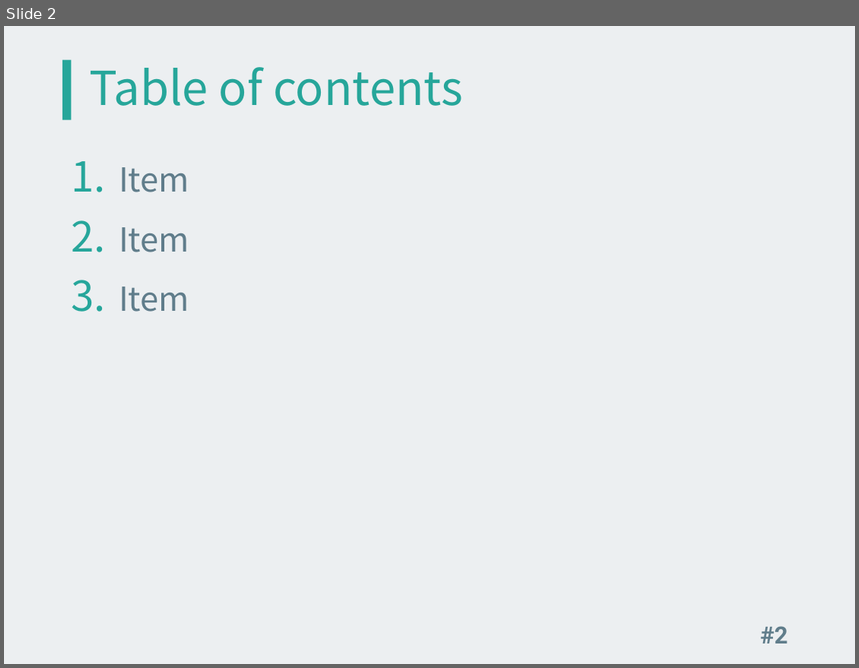
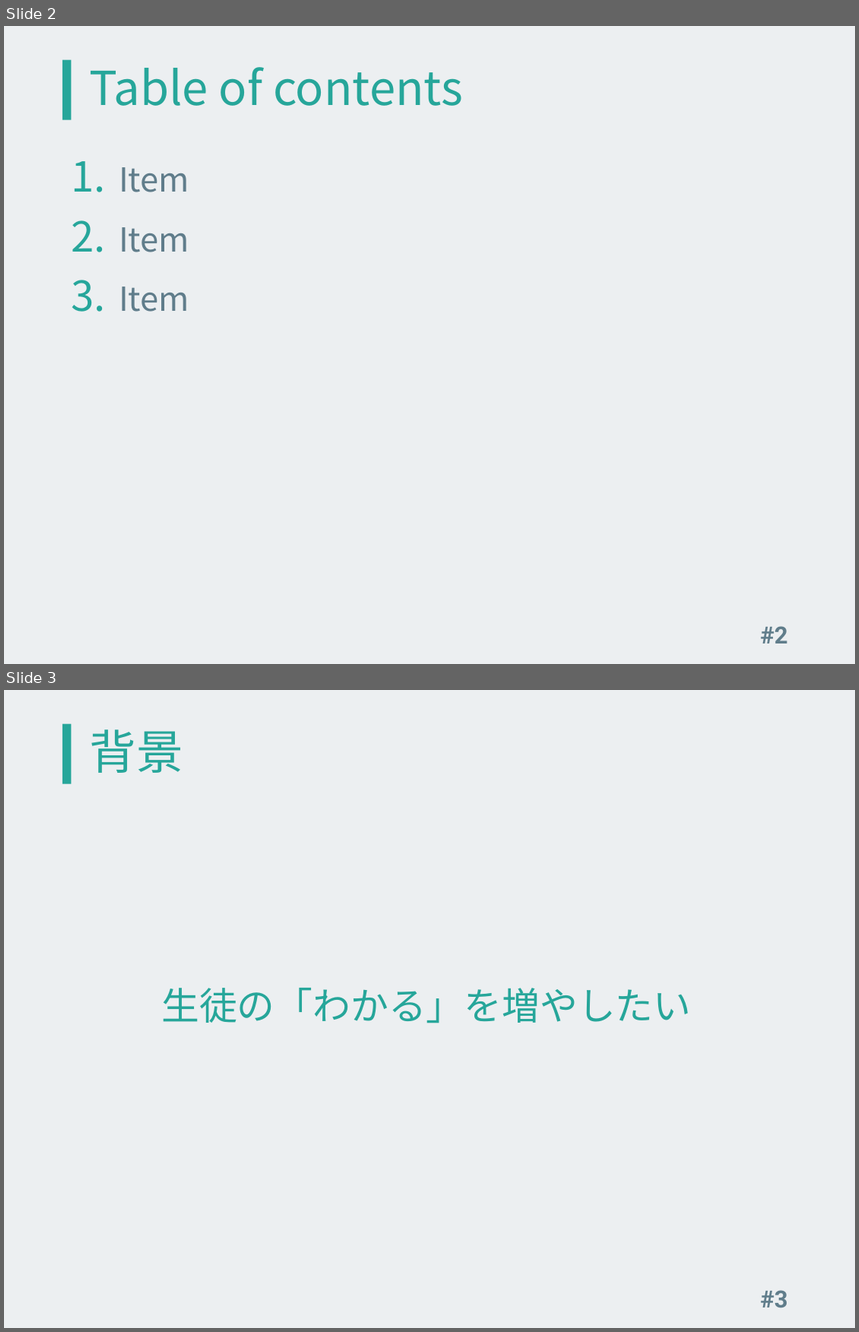
Before and after one commit to kinc-shinshu/smat-presentation, a slide deck: slide.pptx. Shown one above the other, each under a label of ours: slide 2 before the commit, slides 2 and 3 after it. The pictures are 859x668 and 859x1332 pixels, drawn with LibreOffice and Linux fonts; fonts in the diff are those of the drawing. Boxes give left, top, right and bottom in pixels: in the first picture for what was removed or moved away, otherwise in the second. Text is boxed around its words. In the diff, an @@ line names an element or a change of style, - is before the commit and + after.

```diff
--- a/slide.pptx
+++ b/slide.pptx
@@ slide 3 added at <box>4,690,855,1328</box>, background #ECEFF1; not listed: 1 template element that a slide beside it also shows @@
@@ title added at <box>90,730,183,773</box>, 39.6 pt, text #26A69A @@
+背景
@@ text added at <box>161,988,691,1024</box>, 32 pt, text #26A69A @@
+生徒の「わかる」を増やしたい
@@ page number added at <box>760,1290,788,1308</box>, 20 pt, text #607D8B, bold @@
+#3
```
Also in this commit, not shown: 10 other slides added, 2 slides removed.
